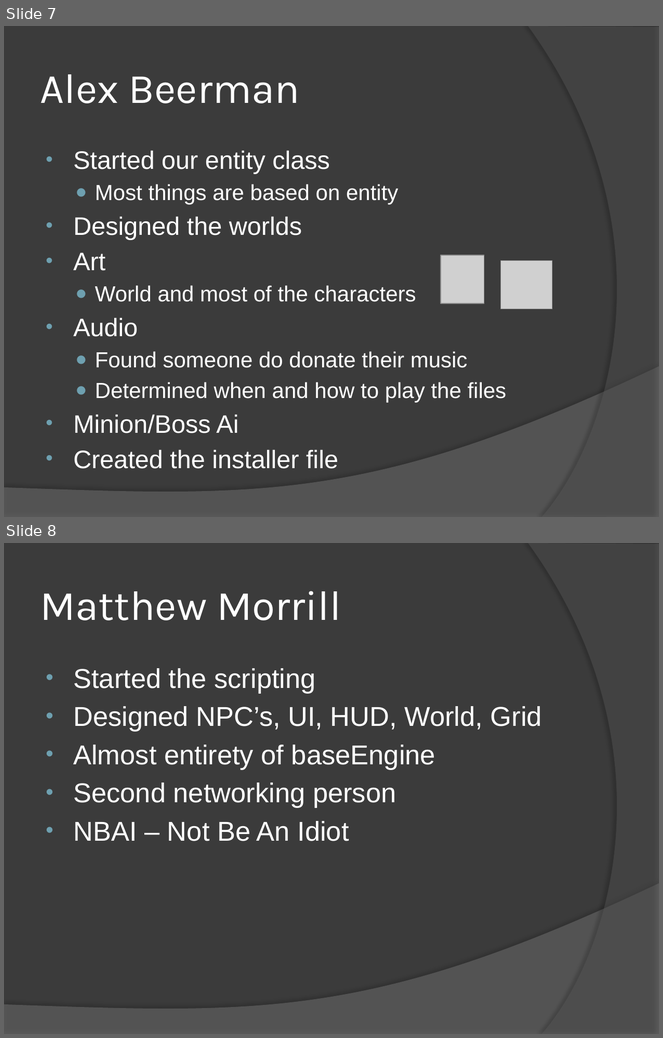
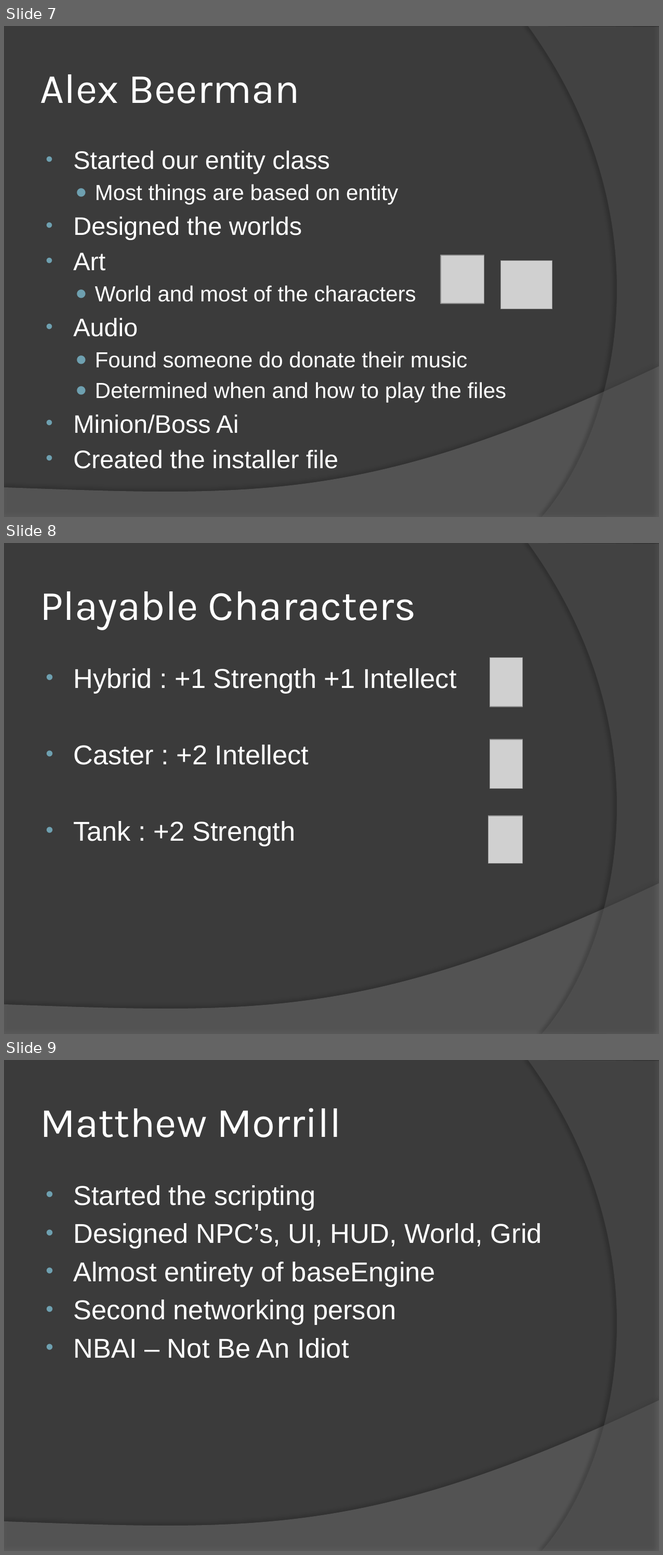
Before and after one commit to mattdude2489/Time-Warrior, a slide deck: Senior Project Files/Time Warrior.pptx. Shown one above the other, each under a label of ours: slides 7 and 8 before the commit, slides 7, 8 and 9 after it. The pictures are 663x1038 and 663x1555 pixels, drawn with LibreOffice and Linux fonts; fonts in the diff are those of the drawing; grey boxes stand for pictures. Boxes give left, top, right and bottom in pixels: in the first picture for what was removed or moved away, otherwise in the second. Text is boxed around its words. In the diff, an @@ line names an element or a change of style, - is before the commit and + after.

Commit message:
Added a slide for the playable characters right after my slide so i will talk on them

```diff
--- a/Senior Project Files/Time Warrior.pptx
+++ b/Senior Project Files/Time Warrior.pptx
@@ slide 8 added at (x1=4, y1=543, x2=659, y2=1034), background #3B3B3B; not listed: 2 template elements that a slide beside it also shows @@
@@ title added at (x1=40, y1=591, x2=416, y2=630), 46 pt, text #FFFFFF @@
+Playable Characters
@@ picture added at (x1=490, y1=657, x2=523, y2=707) @@
@@ text added at (x1=73, y1=668, x2=457, y2=847), 30 pt, text #FFFFFF @@
+• Hybrid : +1 Strength +1 Intellect
+• Caster : +2 Intellect
+• Tank : +2 Strength
@@ picture added at (x1=490, y1=740, x2=523, y2=788) @@
@@ picture added at (x1=488, y1=816, x2=522, y2=864) @@
@@ what was slide 8 is now slide 9 @@
```
